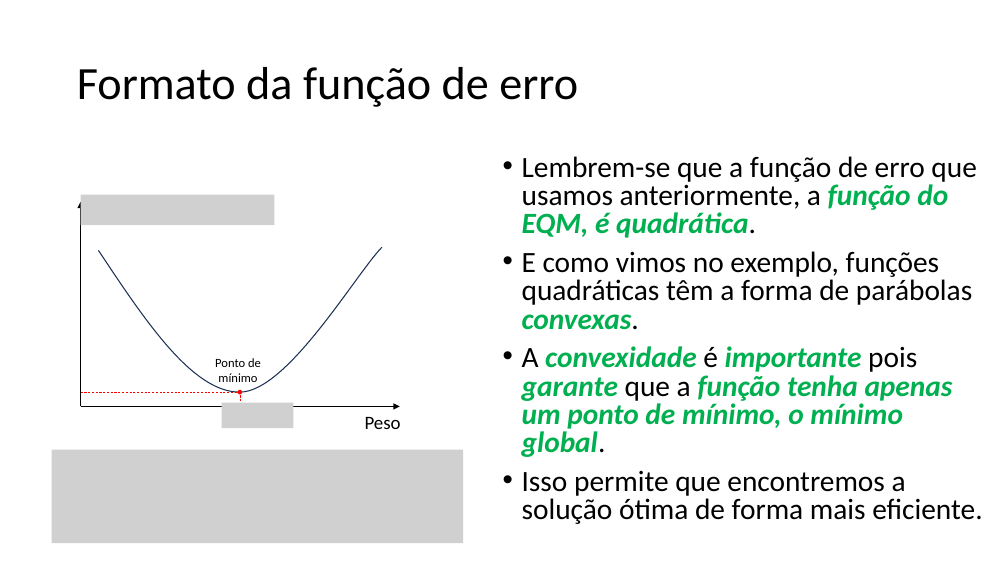
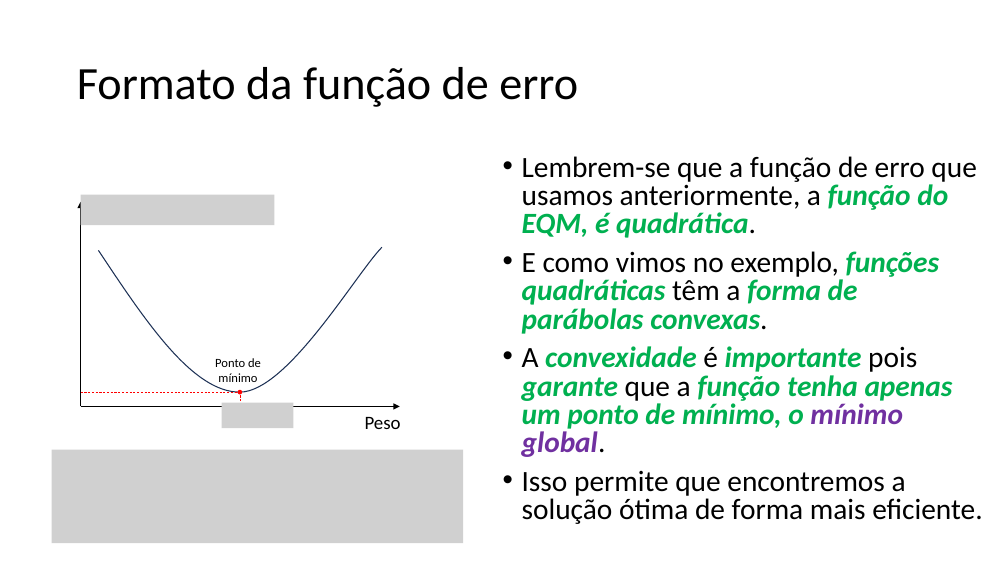
Before and after one commit to zz4fap/tp557-iot-ml, a slide deck: slide 5 of slides/TP557_6_Minimizando_o_erro.pptx. Drawn at 1008x567 pixels with LibreOffice and Linux fonts; fonts in the diff are those of the drawing; grey boxes stand for pictures. Boxes give left, top, right and bottom in pixels: in the first picture for what was removed or moved away, otherwise in the second. Text is boxed around its words. In the diff, an @@ line names an element or a change of style, - is before the commit and + after.

```diff
--- a/slides/TP557_6_Minimizando_o_erro.pptx
+++ b/slides/TP557_6_Minimizando_o_erro.pptx
@@ text at (522,251,953,457): text colour #000000 to #00B050, bold on, italic on in "funções quadráticas forma de parábolas"; text colour #00B050 to #7030A0 in "mínimo global." @@
```
Also in this commit, not shown: 2 other slides changed.
